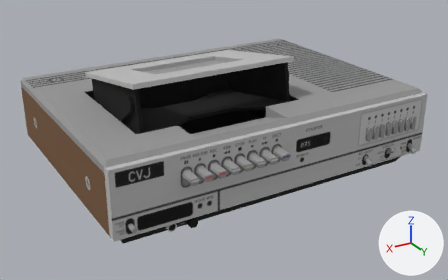
Two versions of the Blender file Blends/prop-vcr.blend, one commit apart.
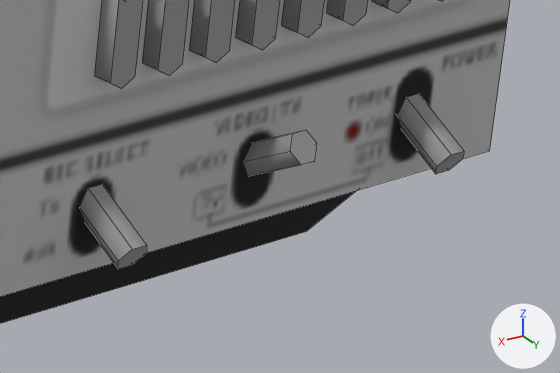
The first picture shows the older version from a 50 mm lens placed at (0.366, 0.624, 0.283), pointed at (0.005, 0.023, -0.017). The close-ups show both versions on the part from 79% to 96% of the width and 46% to 65% of the height of that picture; other places that the commit changed are outside them. Arrows for +X, +Y and +Z are at lower right; the lights stay in place. The close-ups show mesh edges as thin lines.

The first close-up shows 'prop-vcr'.
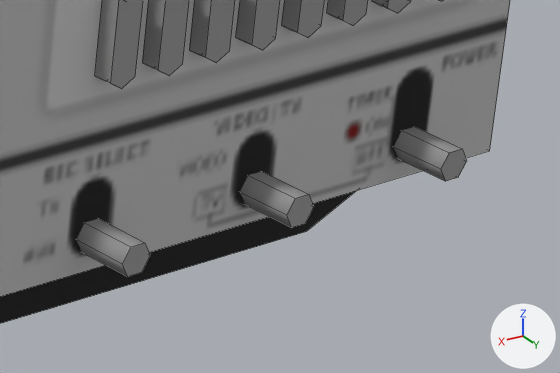
Where the change shows, as pixel boxes [x1, y1, x2, y2] in the close-ups (560 x 373 px; the box of a moved part takes in the faces that stretch with it):
part 1 of me_prop_vcr, moved or reshaped
    before: [79, 185, 147, 269]
    after: [76, 219, 150, 277]
part 2 of me_prop_vcr, moved or reshaped
    before: [243, 130, 317, 176]
    after: [240, 171, 314, 228]
part 3 of me_prop_vcr, moved or reshaped
    before: [398, 94, 464, 174]
    after: [394, 127, 467, 181]
part 4 of me_prop_vcr, shading changed
    both: [0, 0, 510, 324]

Edits to the bpy script that builds the scene:
```text
Change me_prop_vcr:
    where me_prop_vcr.from_pydata(...)  # 570 vertices, 389 faces; spans x -0.2..0.2, y -0.155..0.167, z -0.05..0.096
    used by ob_prop_vcr; location = (0.0, 0.0, 0.0)
    me_prop_vcr part 1: the loose piece of 12 vertices spanning x -0.112..-0.106, y 0.147..0.161, z -0.026..-0.015 is turned 30 degrees about the x axis through its middle, then moved by (0.0, 0.0, -0.003)
    me_prop_vcr part 2: the loose piece of 12 vertices spanning x -0.148..-0.142, y 0.147..0.161, z -0.022..-0.011 is turned -30 degrees about the x axis through its middle, then moved by (0.0, 0.0, -0.008)
    me_prop_vcr part 3: the loose piece of 12 vertices spanning x -0.182..-0.176, y 0.147..0.161, z -0.026..-0.015 is turned 30 degrees about the x axis through its middle, then moved by (0.0, 0.0, -0.003)
    me_prop_vcr part 4: edges marked sharp go from 232 to 264
```
